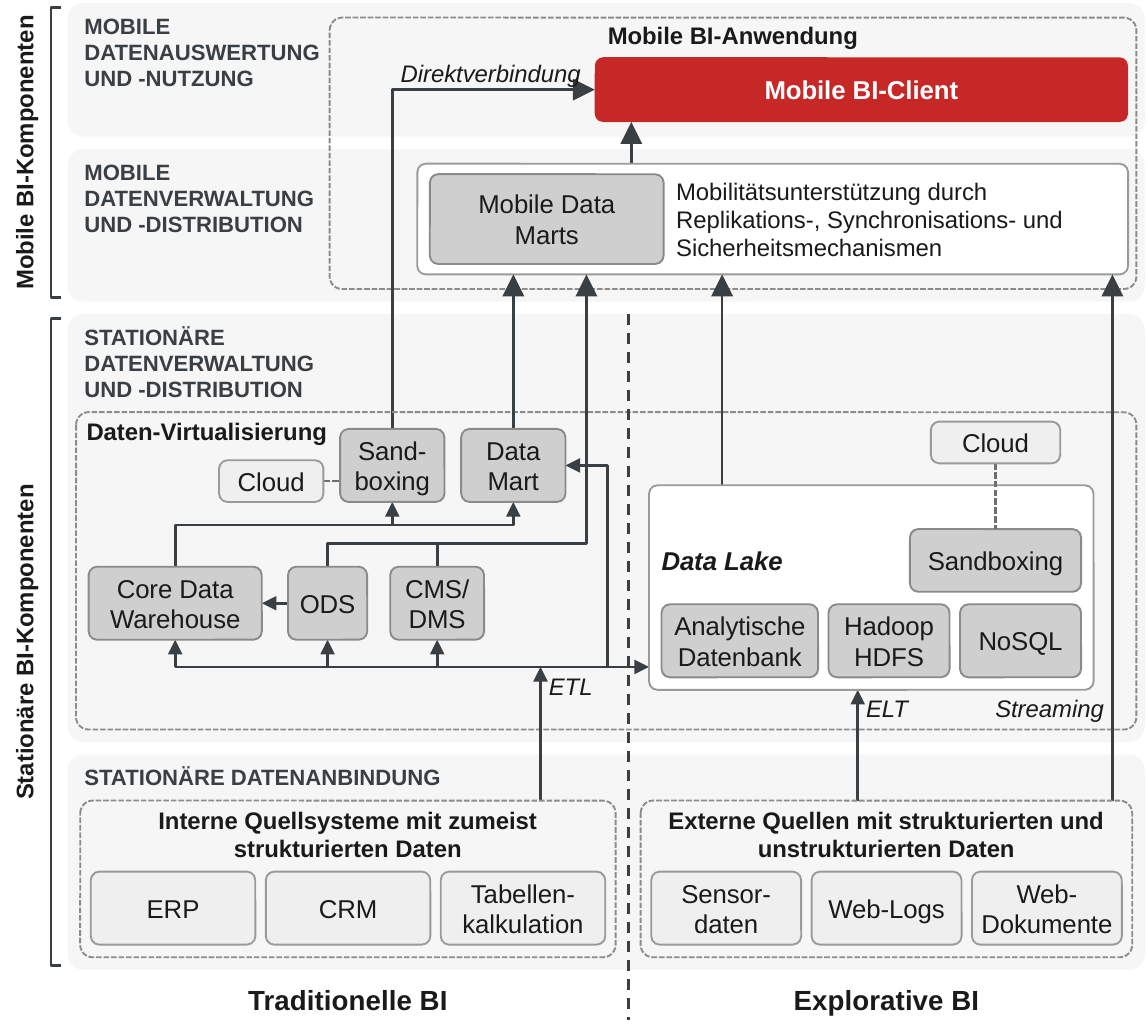
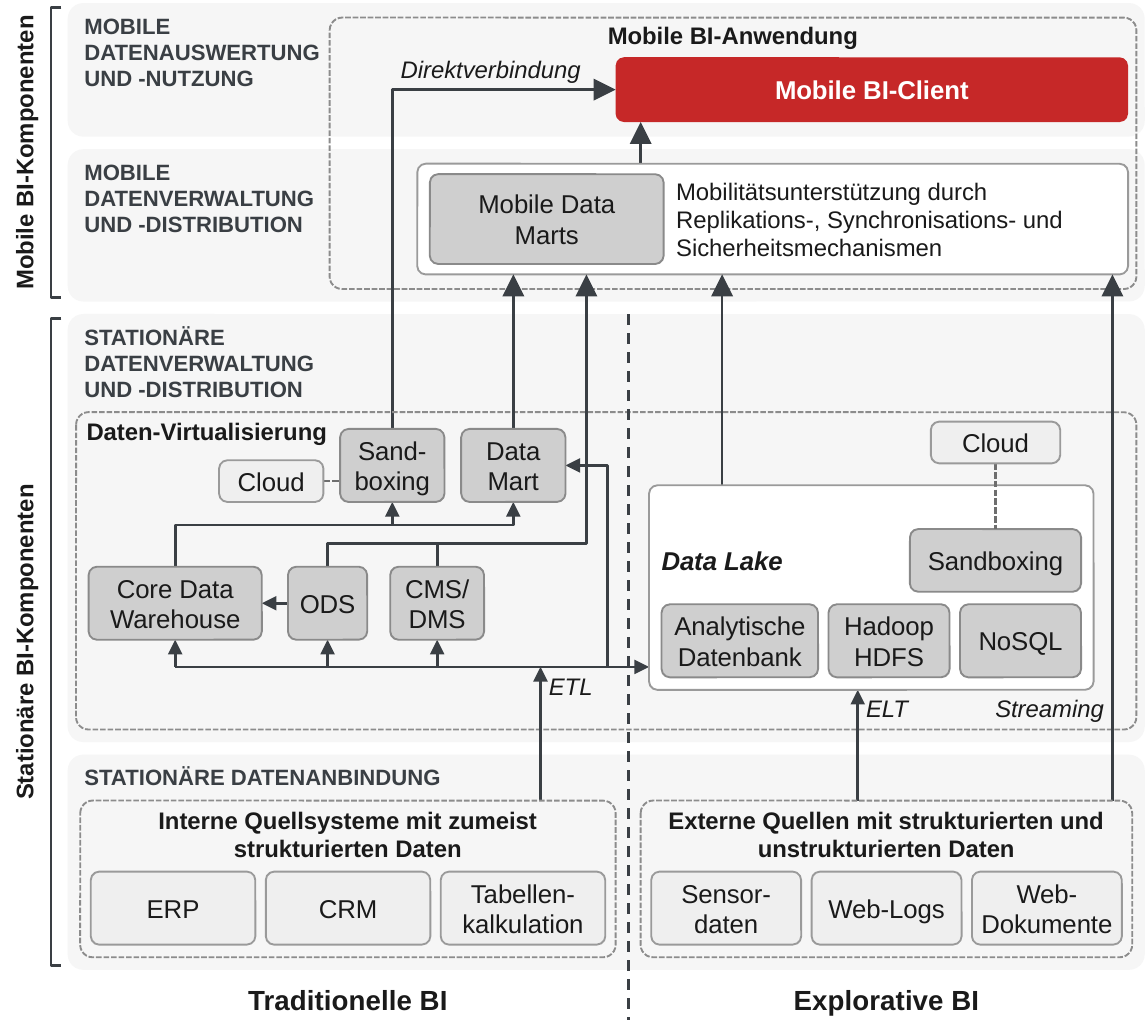
Before and after one commit to scotandmillfield-spec/Planung_Reporting_6, a slide deck: slide 1 of abbildungen/kap5/Aufbau_von_mobilen_BI-Systemen.pptx. Drawn at 1148x1024 pixels with LibreOffice and Linux fonts; fonts in the diff are those of the drawing. Boxes give left, top, right and bottom in pixels: in the first picture for what was removed or moved away, otherwise in the second. Text is boxed around its words. In the diff, an @@ line names an element or a change of style, - is before the commit and + after.

```diff
--- a/abbildungen/kap5/Aufbau_von_mobilen_BI-Systemen.pptx
+++ b/abbildungen/kap5/Aufbau_von_mobilen_BI-Systemen.pptx
@@ text "Direktverbindung": place and size @@
-text "Direktverbindung" at <box>401,64,581,88</box>
+text "Direktverbindung" at <box>401,60,581,83</box>
@@ rounded rectangle "Mobile BI-Client": place and size @@
-rounded rectangle "Mobile BI-Client" at <box>594,58,1127,122</box>
+rounded rectangle "Mobile BI-Client" at <box>615,58,1127,122</box>
@@ freeform shape: place and size @@
-freeform shape at <box>392,90,594,430</box>
+freeform shape at <box>392,90,615,430</box>
@@ freeform shape: place and size @@
-freeform shape at <box>631,122,631,175</box>
+freeform shape at <box>642,122,642,175</box>
```
Also in this commit, not shown: 8 other files.
